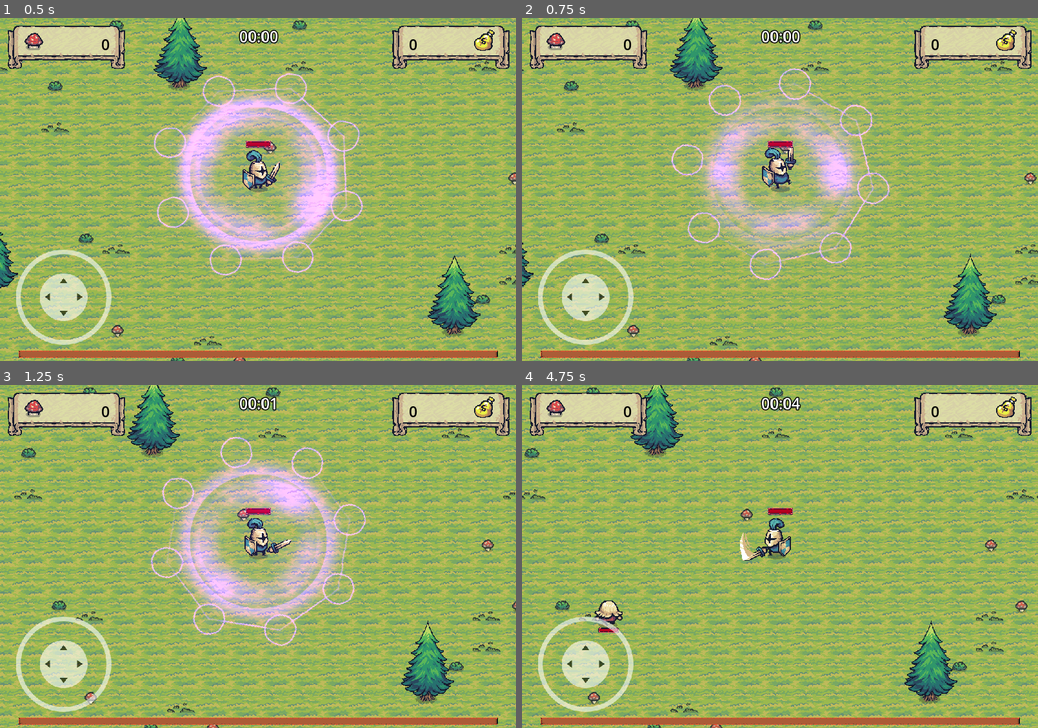
Above: before the commit, frames 1-4 (two rows, left to right).
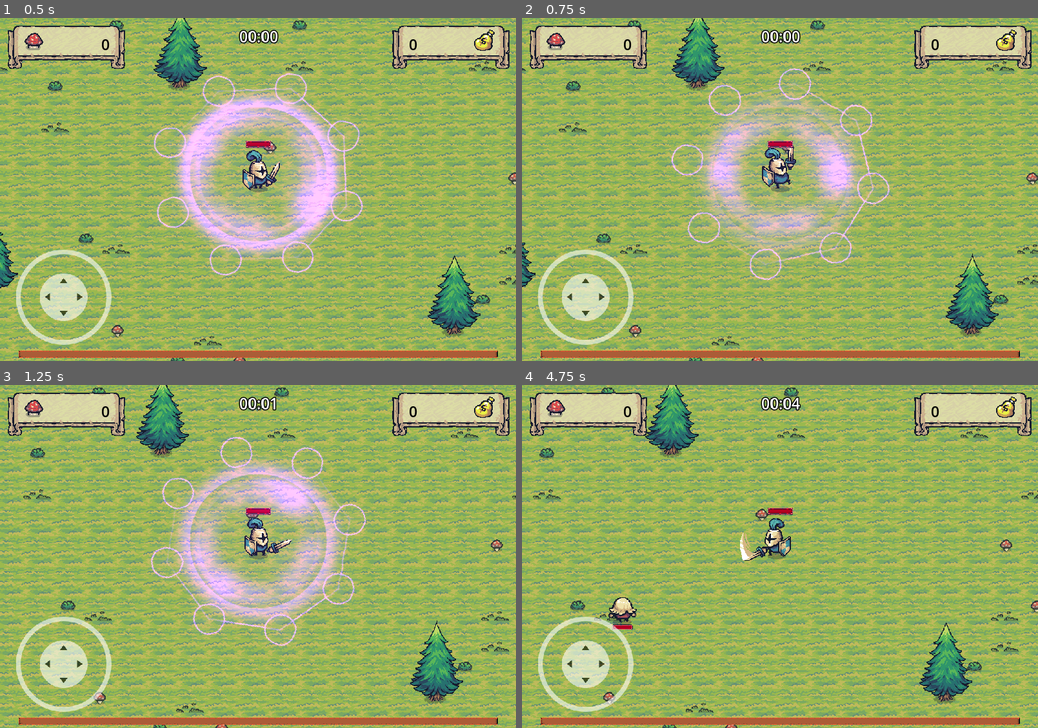
Above: after the commit, the same moments.

Repository: bluejynz/survivallike-godot
Game: Godot game, scene res://scenes/main_scene.tscn
The game is run twice, just before and just after one commit, with the same random seed, the same clock (stepped at 60 frames per second) and the same inputs. Sound files missing from this copy of the repository are replaced by a short silence.
Inputs (mouse positions are in pixels of both pictures, inside the frame that each line leads up to):
- Up to frame 1 (0.5 s): no input
- Up to frame 2 (0.75 s): tap Enter (return) at 0.5 s; move the mouse to (893, 172) at 0.52 s; hold D (move_right) from 0.53 s (still down); hold Enter (return) from 0.53 s (still down); click (893, 172) at 0.67 s
- Up to frame 3 (1.25 s): keep holding D (move_right); keep holding Enter (return)
- Up to frame 4 (4.75 s): release D (move_right) at 1.25 s; release Enter (return) at 1.25 s; drag from (676, 573) to (780, 542) at 1.27 s; move the mouse to (831, 481) at 2.02 s; hold D (move_right) 2.03-2.75 s; hold Enter (return) 2.03-2.75 s; click (831, 481) at 2.17 s; drag from (754, 625) to (780, 539) at 2.77 s; move the mouse to (934, 607) at 3.52 s; hold A (move_left) 3.53-4.25 s; hold Enter (return) 3.53-4.25 s; click (934, 607) at 3.6 s; drag from (625, 505) to (702, 470) at 4.27 s

Frame 1 is identical in both runs. In frame 2, 34% of the frame differs, in the area x 0-100%, y 0-100%; in frame 3, 54%; in frame 4, 63%.

Commit message:
feat: create knockback for sword | refactor: upgrade system is now random

Diff:
--- a/entities/enemies/enemy.gd
+++ b/entities/enemies/enemy.gd
@@ -54,6 +54,14 @@
 	if health <= 0:
 		die()
 
+func knockback(knockback_strength: int):
+	var direction = (GameManager.player.position - position).normalized()
+	var knockback_position = position - direction * knockback_strength
+	var tween = create_tween()
+	tween.set_ease(Tween.EASE_OUT)
+	tween.set_trans(Tween.TRANS_QUINT)
+	tween.tween_property(self, "position", knockback_position, .5)
+
 func die() -> void:
 	var audio_player = death_audio_player.instantiate()
 	audio_player.position = position
--- a/player/player.gd
+++ b/player/player.gd
@@ -12,10 +12,11 @@
 @onready var death_sound: AudioStreamPlayer2D = $SoundsNode/DeathAudio
 
 @export_category("Movement")
-@export var speed: float = 3
+@export var speed: float = 2
+var speed_caps: float = 4
 
 @export_category("Sword")
-@export var sword_damage: int = 2
+@export var sword_damage: int = 1
 
 @export_category("Ritual")
 @export var ritual_damage: int = 1
@@ -28,6 +29,9 @@
 @export var health: int = 100
 
 var level: int = 0
+
+var knockback_strength: float = 20
+var knockback_strength_caps: float = 50
 
 var input_vector: Vector2 = Vector2(0, 0)
 var attack_cooldown: float = 0
@@ -45,9 +49,13 @@
 var level_up_display_prefab: PackedScene
 
 func _ready():
+	#TODO: remove this
+	#speed = 3
+	#sword_damage = 20
+	#
+	GameManager.player = self
 	damage_digit_prefab = preload("res://ui/damage_digit.tscn")
 	level_up_display_prefab = preload("res://ui/level_up_display.tscn")
-	GameManager.player = self
 	GameManager.level_up.connect(level_up)
 	death_sound.connect("finished", Callable(self, "_on_death_audio_finished"))
 
@@ -113,7 +121,7 @@
 	is_attacking = true
 	attack_cooldown = .6
 
-func deal_damage_to_enemies() -> void:
+func deal_damage_to_enemies(knockback: bool) -> void:
 	var bodies = sword_area.get_overlapping_bodies()
 	for body in bodies:
 		if body.is_in_group("enemies"):
@@ -129,6 +137,8 @@
 			var dot_product = direction_to_enemy.dot(attack_direction)
 			if dot_product > .4:
 				enemy.damage(sword_damage)
+				if knockback and not enemy.is_in_group("animals"):
+					enemy.knockback(knockback_strength)
 
 func update_attack_cooldown(delta: float) -> void:
 	if is_attacking:
@@ -217,7 +227,6 @@
 	if sword_damage >= max_sword_damage: return true
 	else: return false
 
-#unnused
 func upgrade_ritual_damage(amount: int):
 	ritual_damage += amount
 
@@ -231,3 +240,17 @@
 func is_ritual_interval_caps() -> bool:
 	if ritual_interval <= min_ritual_interval: return true
 	else: return false
+
+func upgrade_knockback_strength():
+	knockback_strength += knockback_strength * 0.08
+
+func is_knockback_strength_caps() -> bool:
+	if knockback_strength >= knockback_strength_caps: return true
+	else: return false
+
+func upgrade_move_speed():
+	speed += speed * 0.05
+
+func is_move_speed_caps() -> bool:
+	if speed >= speed_caps: return true
+	else: return false
--- a/player/player.tscn
+++ b/player/player.tscn
@@ -74,6 +74,20 @@
 "update": 1,
 "values": [false]
 }
+tracks/2/type = "method"
+tracks/2/imported = false
+tracks/2/enabled = true
+tracks/2/path = NodePath(".")
+tracks/2/interp = 1
+tracks/2/loop_wrap = true
+tracks/2/keys = {
+"times": PackedFloat32Array(0),
+"transitions": PackedFloat32Array(1),
+"values": [{
+"args": [],
+"method": &"deal_damage_to_enemies"
+}]
+}
 
 [sub_resource type="Animation" id="Animation_8kmqa"]
 resource_name = "attack_down_1"
@@ -100,7 +114,7 @@
 "times": PackedFloat32Array(0.4),
 "transitions": PackedFloat32Array(1),
 "values": [{
-"args": [],
+"args": [true],
 "method": &"deal_damage_to_enemies"
 }]
 }
@@ -130,7 +144,7 @@
 "times": PackedFloat32Array(0.4),
 "transitions": PackedFloat32Array(1),
 "values": [{
-"args": [],
+"args": [true],
 "method": &"deal_damage_to_enemies"
 }]
 }
@@ -160,7 +174,7 @@
 "times": PackedFloat32Array(0.4),
 "transitions": PackedFloat32Array(1),
 "values": [{
-"args": [],
+"args": [true],
 "method": &"deal_damage_to_enemies"
 }]
 }
@@ -202,7 +216,7 @@
 "times": PackedFloat32Array(0.4),
 "transitions": PackedFloat32Array(1),
 "values": [{
-"args": [],
+"args": [true],
 "method": &"deal_damage_to_enemies"
 }]
 }
@@ -232,7 +246,7 @@
 "times": PackedFloat32Array(0.4),
 "transitions": PackedFloat32Array(1),
 "values": [{
-"args": [],
+"args": [true],
 "method": &"deal_damage_to_enemies"
 }]
 }
@@ -262,7 +276,7 @@
 "times": PackedFloat32Array(0.4),
 "transitions": PackedFloat32Array(1),
 "values": [{
-"args": [],
+"args": [true],
 "method": &"deal_damage_to_enemies"
 }]
 }
--- /dev/null
+++ b/player/upgrades_enum.gd
@@ -0,0 +1,10 @@
+extends Node
+
+enum UpgradesEnum {
+	MOVE_SPEED,
+	SWORD_DAMAGE,
+	RITUAL_DAMAGE,
+	RITUAL_INTERVAL,
+	MAX_HEALTH,
+	KNOCKBACK_STRENGTH
+}
--- a/project.godot
+++ b/project.godot
@@ -54,6 +54,7 @@
 attack_1={
 "deadzone": 0.5,
 "events": [Object(InputEventMouseButton,"resource_local_to_scene":false,"resource_name":"","device":-1,"window_id":0,"a …(258 unchanged characters)…
+, Object(InputEventKey,"resource_local_to_scene":false,"resource_name":"","device":-1,"window_id":0,"alt_pressed":false,"shift_pressed":false,"ctrl_pressed":false,"meta_pressed":false,"pressed":false,"keycode":0,"physical_keycode":69,"key_label":0,"unicode":101,"echo":false,"script":null)
 ]
 }
 dash={
--- a/ui/level_up_ui.gd
+++ b/ui/level_up_ui.gd
@@ -7,29 +7,72 @@
 		$Panel/ItemList/Panel3
 	]
 
+const UpgradesEnum = preload("res://player/upgrades_enum.gd").UpgradesEnum
+
+var upgrades: Array[int]
+
 func _ready():
 	GameManager.toggle_pause()
+	upgrades = random_upgrades()
 	update_labels()
 
 func _process(delta):
 	if GameManager.is_game_over: dispose_menu()
 
+func random_upgrades() -> Array[int]:
+	var random_numbers: Array[int]
+
+	while random_numbers.size() < 3:
+		var rng = randi() % UpgradesEnum.size()
+		if not random_numbers.has(rng):
+			random_numbers.append(rng)
+
+	return random_numbers
+
+func update_label_text(index: int, label: Label):
+	#print(UpgradesEnum.find_key(index))
+	match UpgradesEnum.find_key(index):
+		"MOVE_SPEED":
+			if GameManager.player.is_move_speed_caps():
+				label.text = "Movement Speed (Max)"
+			else:
+				var newSpeed: float = GameManager.player.speed+(GameManager.player.speed*0.05)
+				label.text = "Movement Speed +5%"# ({})".format([newSpeed], "{}")
+		"SWORD_DAMAGE":
+			if GameManager.player.is_sword_damage_caps():
+				label.text = "Sword Damage (Max)"
+			else:
+				label.text = "Sword Damage +1"# (%d)" % [GameManager.player.sword_damage+1]
+		"RITUAL_DAMAGE":
+			if GameManager.player.is_ritual_damage_caps():
+				label.text = "Ritual Damage (Max)"
+			else:
+				label.text = "Ritual Damage +1"# (%d)" % [GameManager.player.ritual_damage+1]
+		"RITUAL_INTERVAL":
+			if GameManager.player.is_ritual_interval_caps():
+				label.text = "Ritual Cooldown (Max)"
+			else:
+				label.text = "Ritual Cooldown -1s"# (%ds)" % [GameManager.player.ritual_interval-1]
+		"MAX_HEALTH":
+			label.text = "Max Health +2"# (%d)" % [GameManager.player.max_health+2]
+		"KNOCKBACK_STRENGTH":
+			if GameManager.player.is_knockback_strength_caps():
+				label.text = "Knockback Strength (Max)"
+			else:
+				var newStrength: float = GameManager.player.knockback_strength+(GameManager.player.knockback_strength*0.08)
+				label.text = "Knockback Strength +8%"# ({})".format([newStrength], "{}")
+
 func update_labels():
+	print(upgrades)
 	for panel in panels:
 		var label = panel.get_child(0)
 		match panel.name:
 			"Panel1":
-				if GameManager.player.is_sword_damage_caps():
-					label.text = "Sword Damage (Max)"
-				else:
-					label.text = "Sword Damage +1 (%d)" % [GameManager.player.sword_damage+1]
+				update_label_text(upgrades[0], label)
 			"Panel2":
-				label.text = "Max Health +2 (%d)" % [GameManager.player.max_health+2]
+				update_label_text(upgrades[1], label)
 			"Panel3":
-				if GameManager.player.is_ritual_interval_caps():
-					label.text = "Ritual Cooldown (Max)"
-				else:
-					label.text = "Ritual Cooldown -1s (%ds)" % [GameManager.player.ritual_interval-1]
+				update_label_text(upgrades[2], label)
 
 func _input(event):
 	if event is InputEventMouseButton:
@@ -40,17 +83,54 @@
 					select_option(panel)
 
 func select_option(panel: Panel):
+	var option_chosen: bool = false
 	match panel.name:
 		"Panel1":
-			if GameManager.player.is_sword_damage_caps(): return
-			else: GameManager.player.upgrade_sword_damage(1)
+			option_chosen = handle_option(upgrades[0])
 		"Panel2":
+			option_chosen = handle_option(upgrades[1])
+		"Panel3":
+			option_chosen = handle_option(upgrades[2])
+
+	if option_chosen:
+		dispose_menu()
+
+func handle_option(index: int) -> bool:
+	match UpgradesEnum.find_key(index):
+		"MOVE_SPEED":
+			if GameManager.player.is_move_speed_caps():
+				return false
+			else:
+				GameManager.player.upgrade_move_speed()
+				return true
+		"SWORD_DAMAGE":
+			if GameManager.player.is_sword_damage_caps():
+				return false
+			else:
+				GameManager.player.upgrade_sword_damage(1)
+				return true
+		"RITUAL_DAMAGE":
+			if GameManager.player.is_ritual_damage_caps():
+				return false
+			else:
+				GameManager.player.upgrade_ritual_damage(1)
+				return true
+		"RITUAL_INTERVAL":
+			if GameManager.player.is_ritual_interval_caps():
+				return false
+			else:
+				GameManager.player.reduce_ritual_interval(1)
+				return true
+		"MAX_HEALTH":
 			GameManager.player.upgrade_max_health(2)
-		"Panel3":
-			if GameManager.player.is_ritual_interval_caps(): return
-			else: GameManager.player.reduce_ritual_interval(1)
-
-	dispose_menu()
+			return true
+		"KNOCKBACK_STRENGTH":
+			if GameManager.player.is_knockback_strength_caps():
+				return false
+			else:
+				GameManager.player.upgrade_knockback_strength()
+				return true
+	return false
 
 func dispose_menu():
 	GameManager.toggle_pause()
--- a/ui/xp_bar.gd
+++ b/ui/xp_bar.gd
@@ -4,6 +4,7 @@
 @onready var progress_bar: ProgressBar = $ProgressBar
 var max_xp: int = 100
 var current_xp: int = 0
+#var current_xp: int = 98
 
 func _ready():
 	progress_bar.max_value = max_xp
Not shown, changed: readme.md
